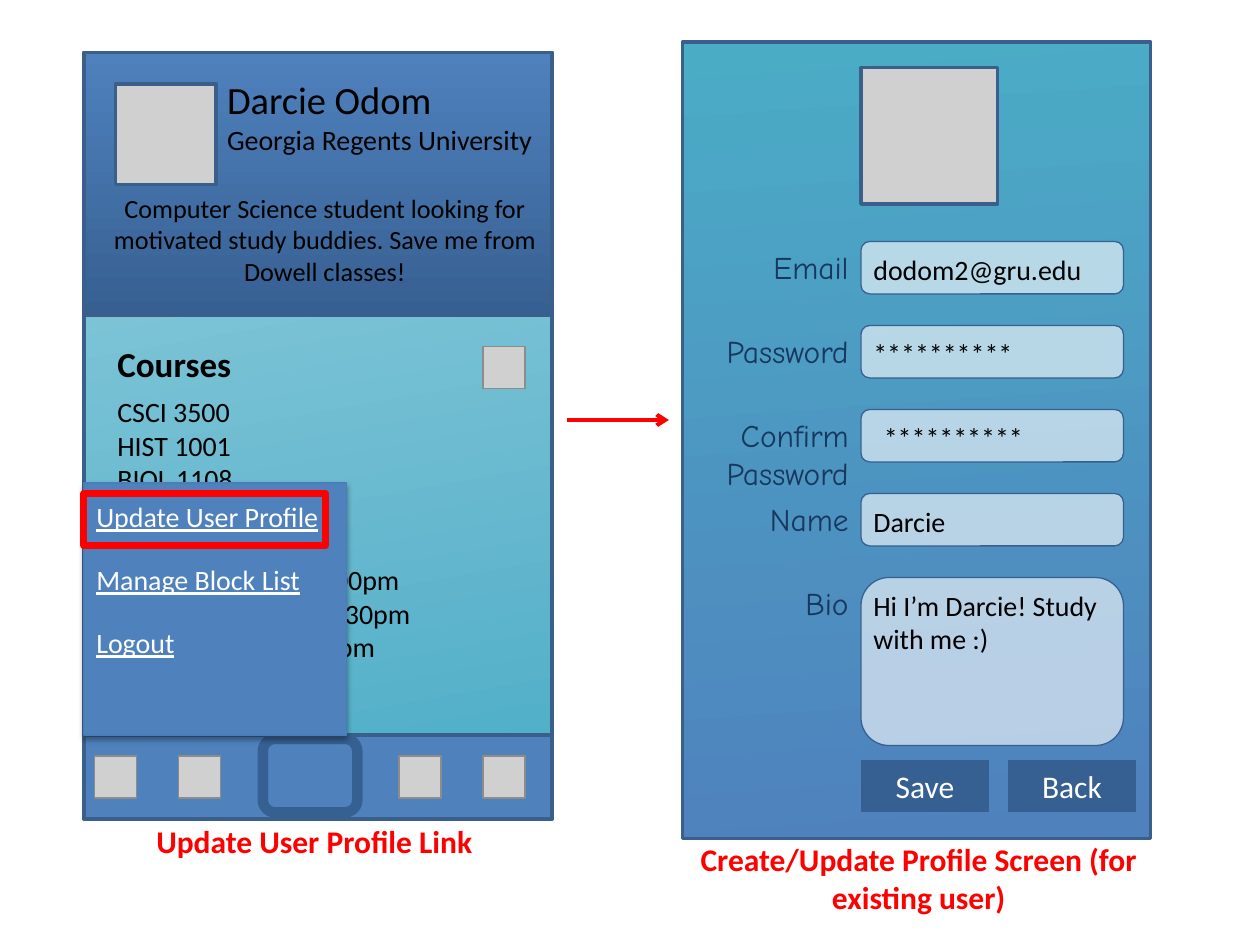
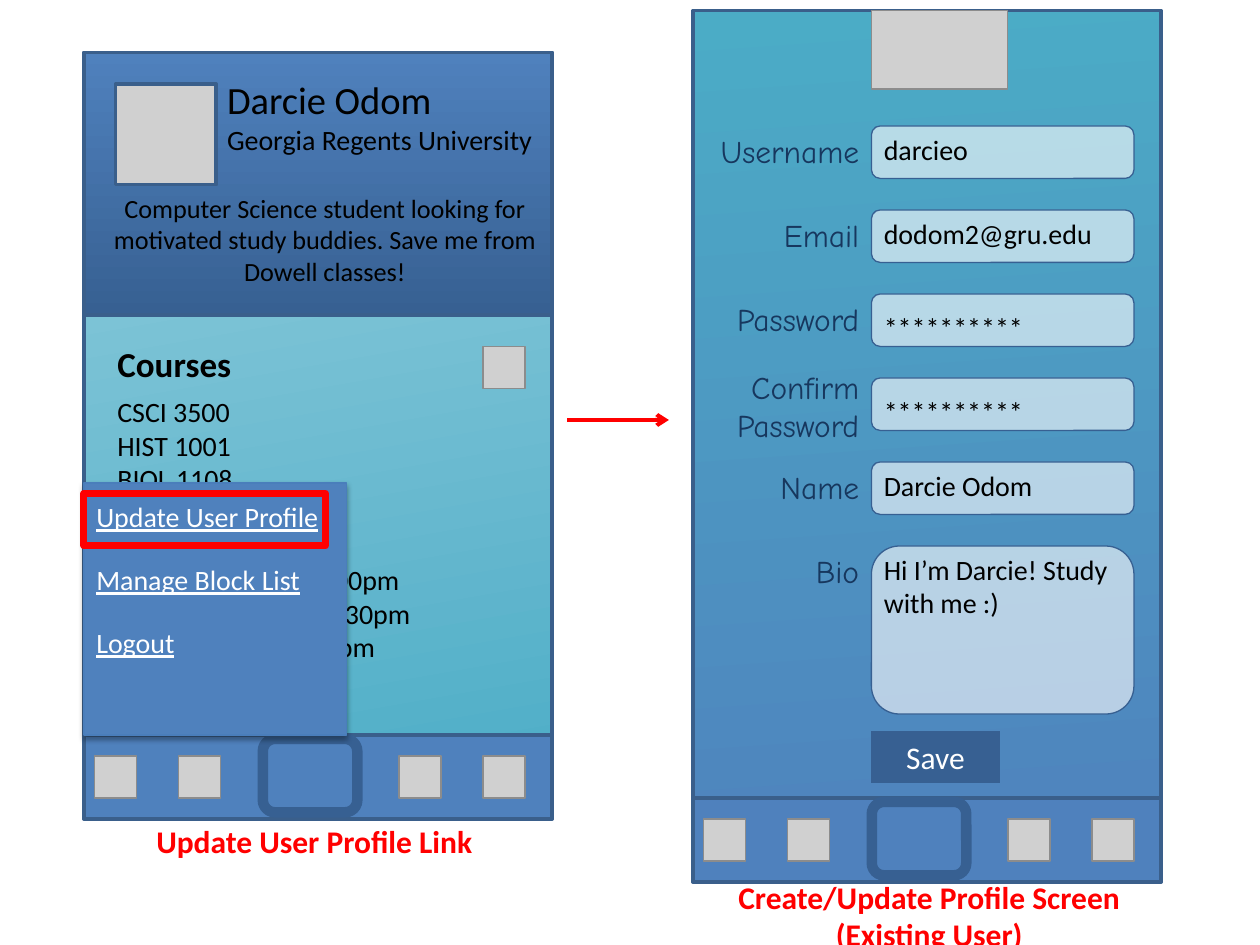
Before and after one commit to Cjreynol-zz/Study-Bear, a slide deck: slide 12 of docs/mock-ups/Mock-ups.pptx. Drawn at 1260x945 pixels with LibreOffice and Linux fonts; fonts in the diff are those of the drawing; grey boxes stand for pictures. Boxes give left, top, right and bottom in pixels: in the first picture for what was removed or moved away, otherwise in the second. Text is boxed around its words. In the diff, an @@ line names an element or a change of style, - is before the commit and + after.

Commit message:
Added menu bar and removed back buttons from mock-ups

```diff
--- a/docs/mock-ups/Mock-ups.pptx
+++ b/docs/mock-ups/Mock-ups.pptx
@@ rectangle: place and size @@
-rectangle at [683,42,1152,838]
+rectangle at [693,10,1162,882]
@@ picture added at [872,10,1008,88] @@
@@ rectangle removed at [861,73,997,199] @@
@@ picture removed at [861,68,997,204] @@
@@ text added at [721,142,860,163], 18 pt, text #17375E @@
+Username
@@ rounded rectangle added at [872,126,1134,179], fill #FFFFFF at 60% opacity, outline #376092 0.75 pt @@
@@ text added at [884,140,968,160], 16 pt, text #000000 @@
+darcieo
@@ text "dodom2@gru.edu": place and size @@
-text "dodom2@gru.edu" at [873,260,1081,285]
+text "dodom2@gru.edu" at [884,224,1092,249]
@@ text "**********": place and size @@
-text "**********" at [861,330,1113,377]
+text "**********" at [872,305,1124,352]
@@ text "Confirm": place and size @@
-text "Confirm" at [727,425,849,485]
+text "Confirm" at [737,377,859,437]
@@ 5 rounded rectangles, 4 texts, 1 rectangle: place and size @@
-5 rounded rectangles, 4 texts, 1 rectangle at [727,242,1123,811]
+5 rounded rectangles, 4 texts, 1 rectangle at [737,210,1134,781]
@@ text "**********": place and size @@
-text "**********" at [872,415,1124,461]
+text "**********" at [872,388,1124,435]
@@ text at [884,476,1032,496]: text changed @@
-Darcie
+Darcie Odom
@@ text "Hi I’m Darcie! Study with ...": place and size @@
-text "Hi I’m Darcie! Study with ..." at [873,596,1097,649]
+text "Hi I’m Darcie! Study with ..." at [884,560,1107,613]
@@ rectangle removed at [1008,761,1137,811] @@
-Back
@@ rectangle added at [693,798,1162,882], fill #4F81BD, outline #3A5F8C 2 pt @@
@@ rounded rectangle added at [872,801,966,874], outline #376092 6 pt @@
@@ picture added at [703,819,745,861] @@
@@ picture added at [788,819,829,861] @@
@@ picture added at [1008,819,1050,861] @@
@@ picture added at [1092,819,1134,861] @@
@@ text at [738,882,1119,914]: text changed @@
-Create/Update Profile Screen (for existing user)
+Create/Update Profile Screen (Existing User)
```
Also in this commit, not shown: 11 other slides changed.
